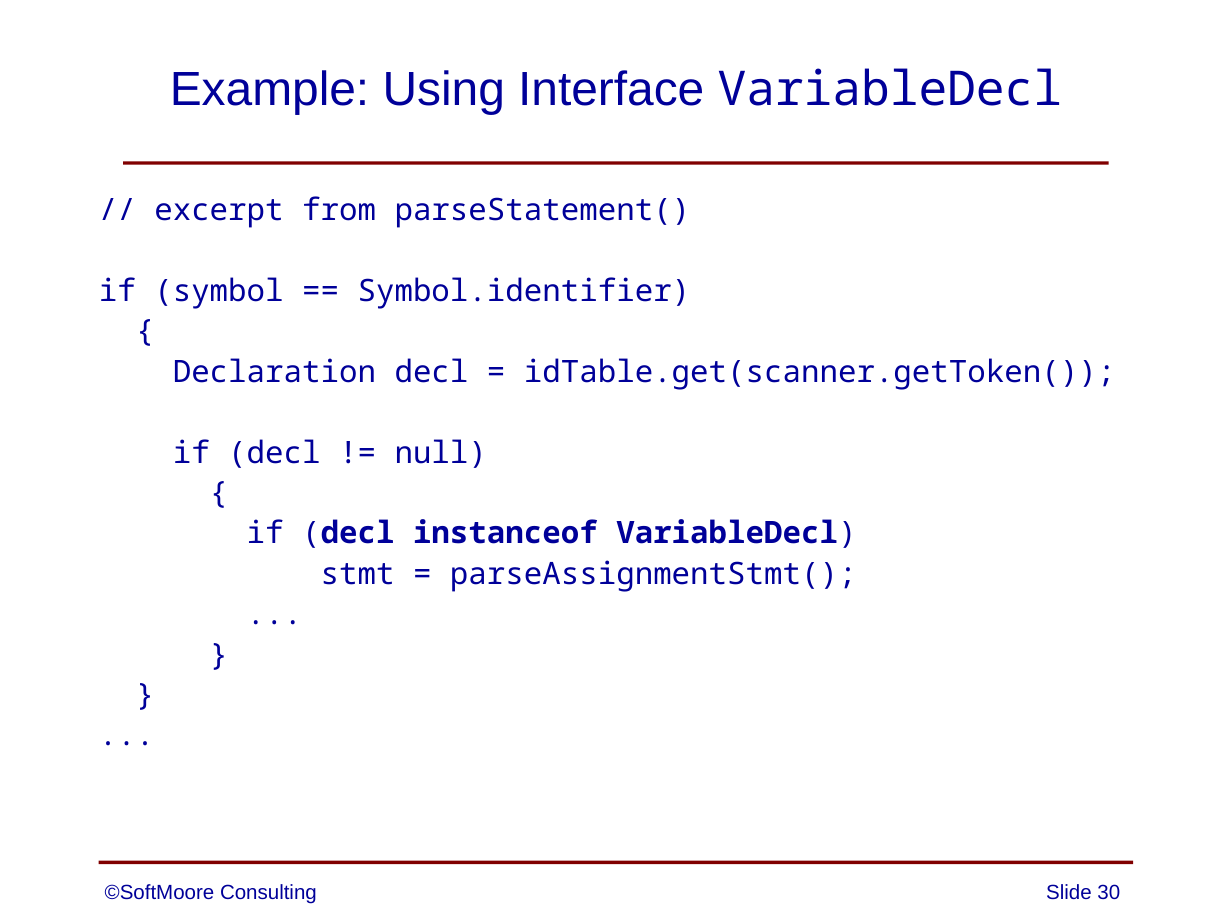
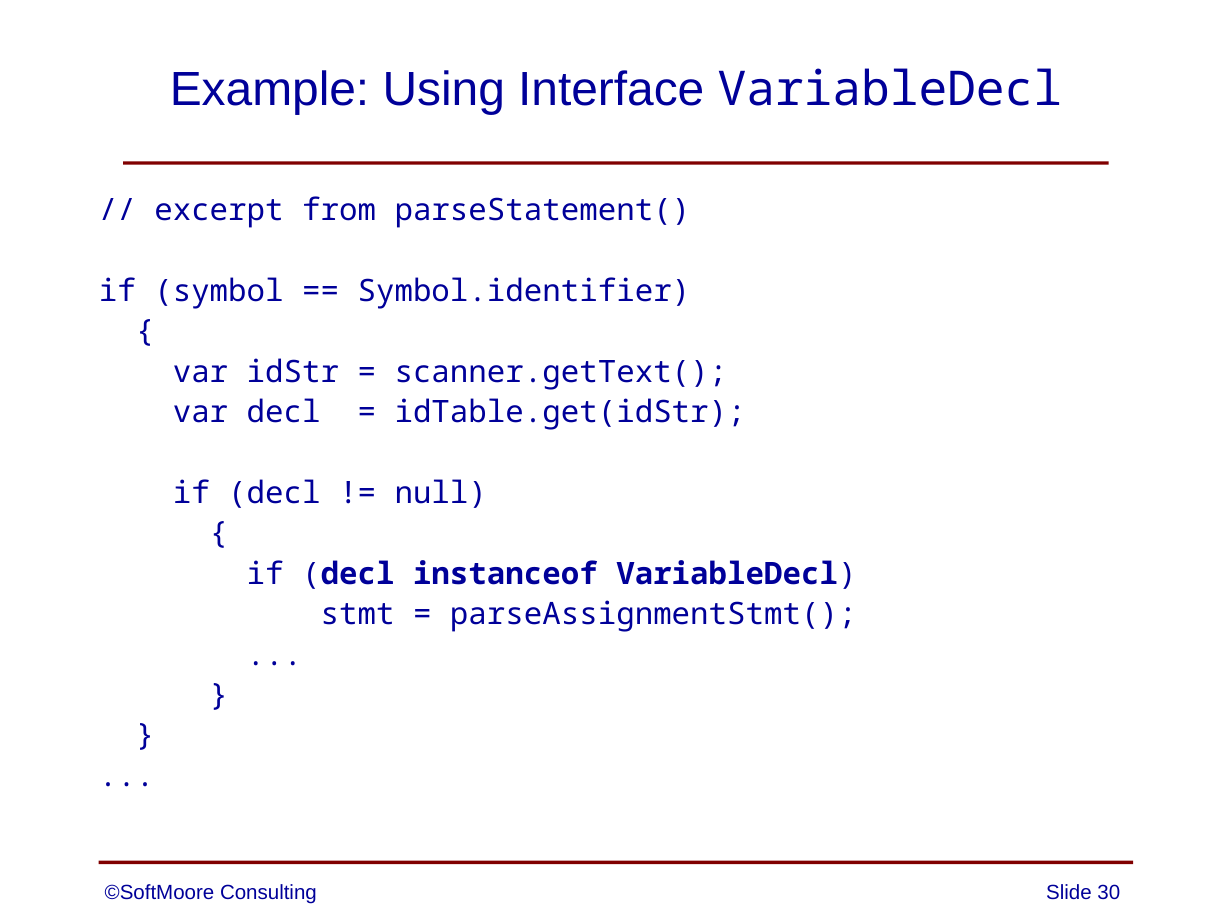
Before and after one commit to SoftMoore/CPRL-Java-3rd, a slide deck: slide 30 of PowerPoints/08 - Abstract Syntax Trees.pptx. Drawn at 1232x924 pixels with LibreOffice and Linux fonts; fonts in the diff are those of the drawing. Boxes give left, top, right and bottom in pixels: in the first picture for what was removed or moved away, otherwise in the second. Text is boxed around its words. In the diff, an @@ line names an element or a change of style, - is before the commit and + after.

```diff
--- a/PowerPoints/08 - Abstract Syntax Trees.pptx
+++ b/PowerPoints/08 - Abstract Syntax Trees.pptx
@@ text at box(173, 358, 746, 430): text changed @@
-Declaration decl = idTable.get(scanner.getToken());
+var idStr = scanner.getText();
+var decl = idTable.get(idStr);
```
Also in this commit, not shown: 13 other slides changed.
